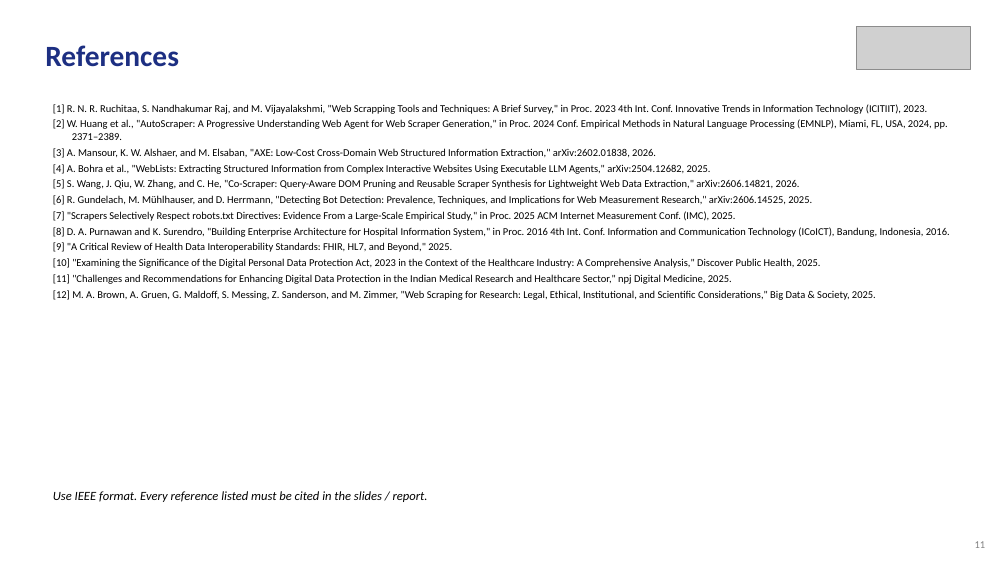
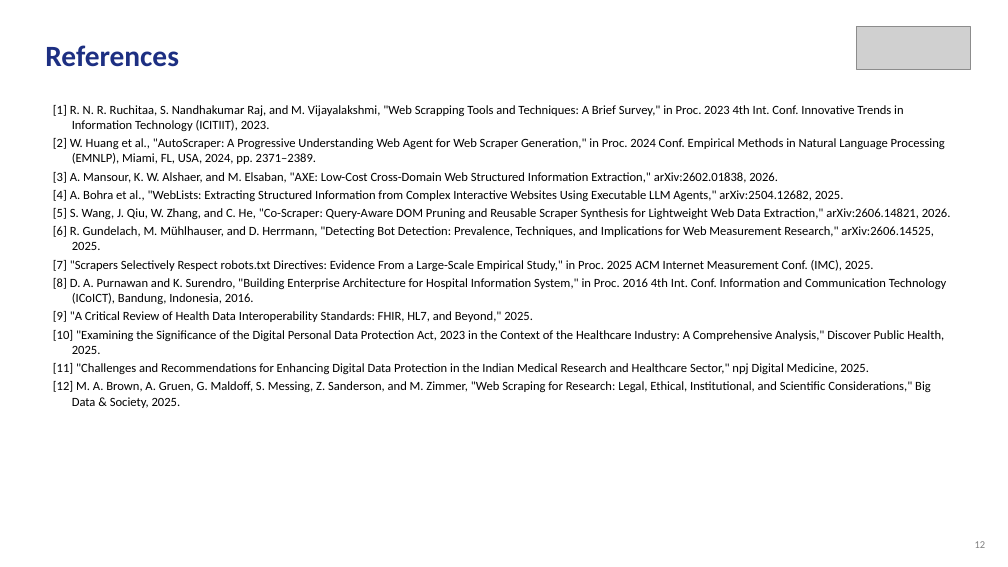
Before and after one commit to aysk1209/his-scraping-dpdp-project, a slide deck: slide 10 of Review-I.pptx (slide 11 before the commit). Drawn at 1008x567 pixels with LibreOffice and Linux fonts; fonts in the diff are those of the drawing; grey boxes stand for pictures. Boxes give left, top, right and bottom in pixels: in the first picture for what was removed or moved away, otherwise in the second. Text is boxed around its words. In the diff, an @@ line names an element or a change of style, - is before the commit and + after.

```diff
--- a/Review-I.pptx
+++ b/Review-I.pptx
@@ text "[1] R. N. R. Ruchitaa, ..." at <box>53,105,951,408</box>: size 10 to 12 pt @@
@@ text removed at <box>53,491,428,502</box> @@
-Use IEEE format. Every reference listed must be cited in the slides / report.
```
Also in this commit, not shown: 3 other slides changed, 1 slide added, 2 slides removed.
